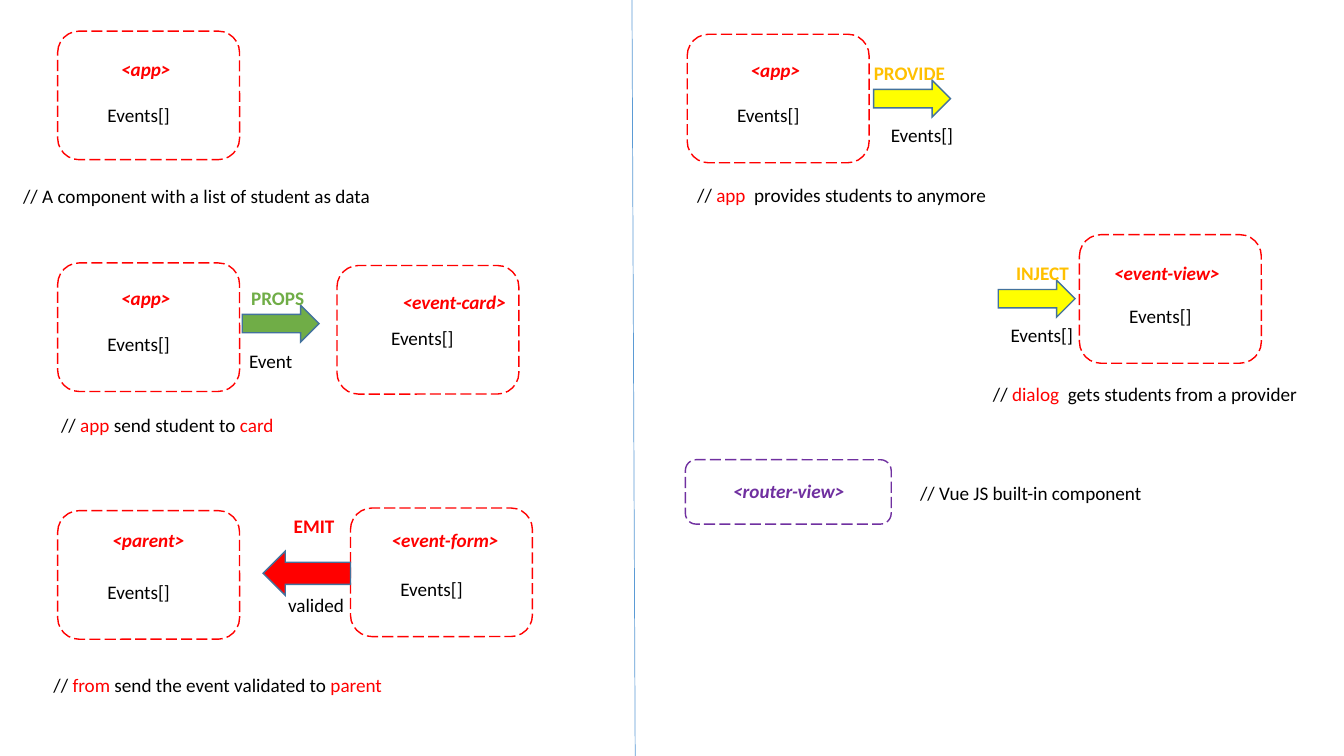
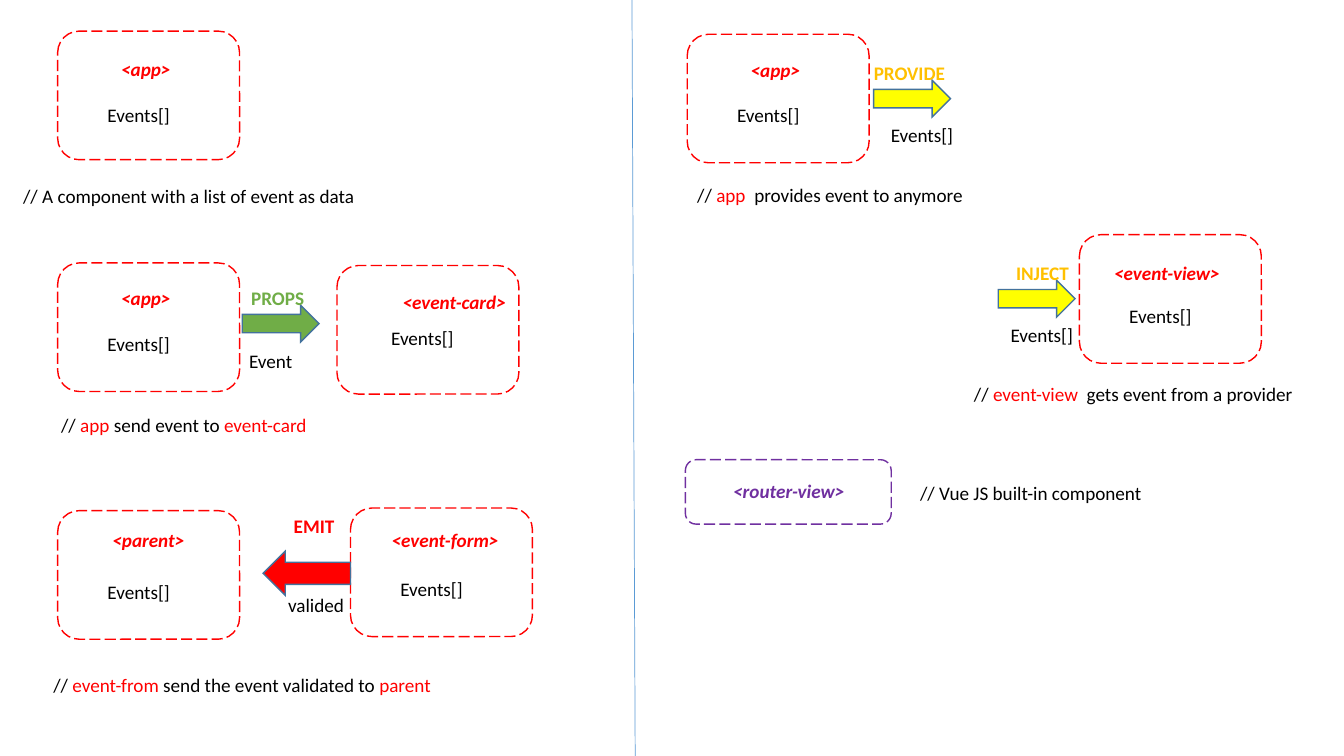
Before and after one commit to pnc-virtual-company/2021-G1-V2-PART1, a slide deck: slide 3 of docs/COMPONENT-DIAGRAM.pptx. Drawn at 1344x756 pixels with LibreOffice and Linux fonts; fonts in the diff are those of the drawing. Boxes give left, top, right and bottom in pixels: in the first picture for what was removed or moved away, otherwise in the second. Text is boxed around its words. In the diff, an @@ line names an element or a change of style, - is before the commit and + after.

Commit message:
#43 update CD for event

```diff
--- a/docs/COMPONENT-DIAGRAM.pptx
+++ b/docs/COMPONENT-DIAGRAM.pptx
@@ text at (x1=42, y1=189, x2=354, y2=206): text changed @@
-// A component with a list of student as data
+// A component with a list of event as data
@@ text at (x1=716, y1=188, x2=963, y2=205): text changed @@
-// app provides students to anymore
+// app provides event to anymore
@@ text at (x1=993, y1=387, x2=1293, y2=405): text changed @@
-// dialog gets students from a provider
+// event-view gets event from a provider
@@ text at (x1=80, y1=418, x2=306, y2=435): text changed @@
-// app send student to card
+// app send event to event-card
@@ text at (x1=72, y1=678, x2=430, y2=695): text changed @@
-// from send the event validated to parent
+// event-from send the event validated to parent
```
